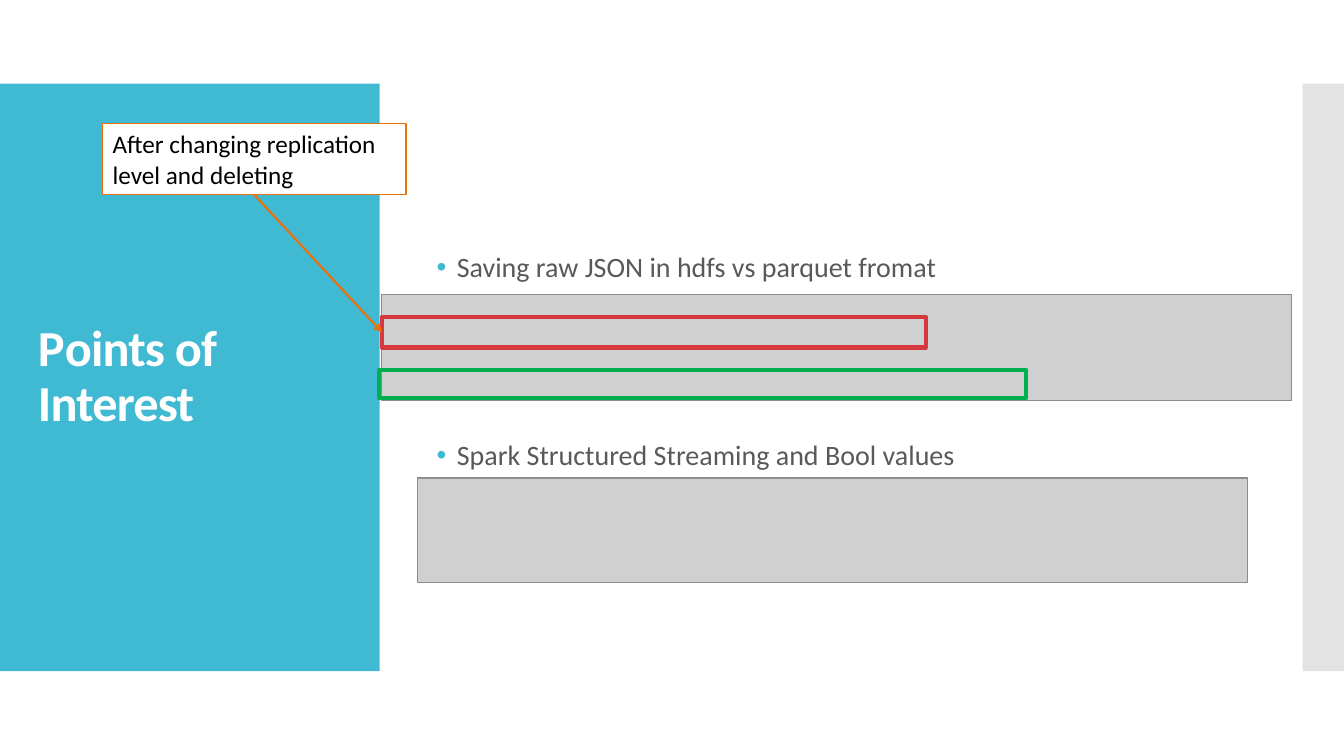
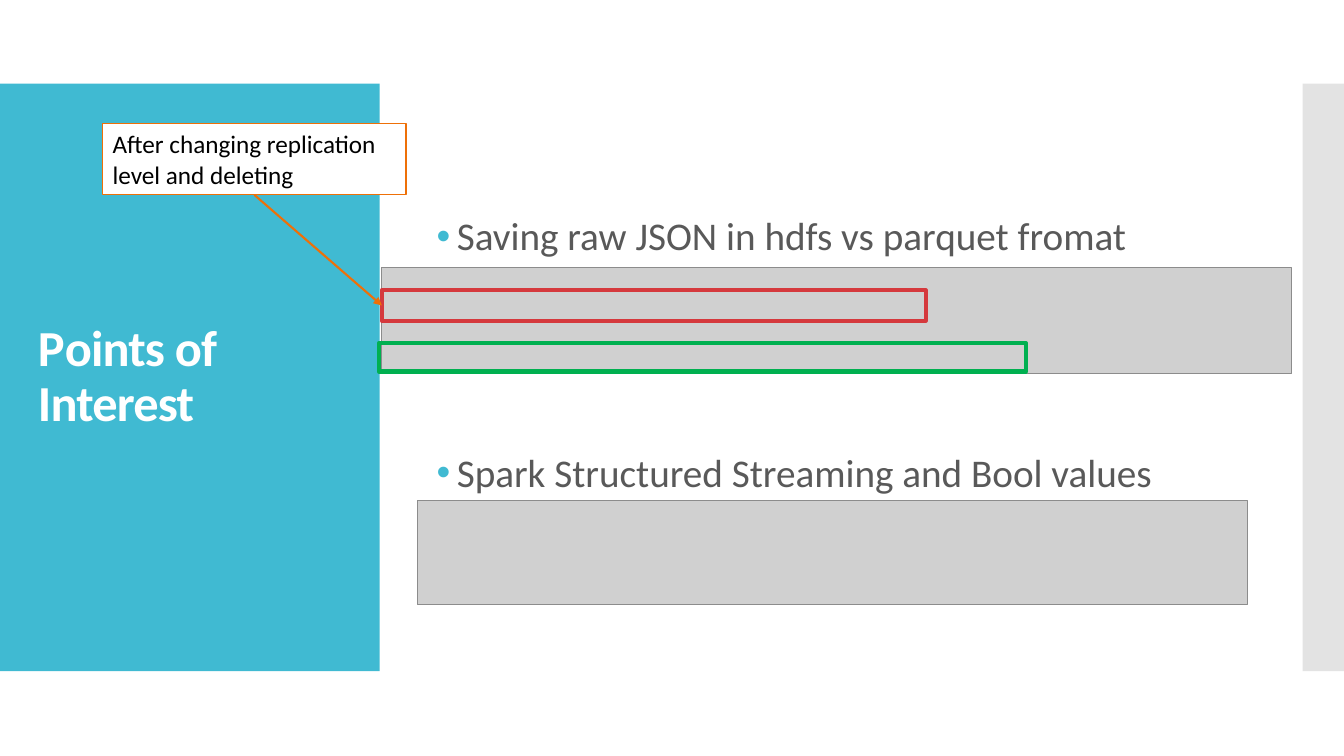
Before and after one commit to livgeni/NayaDE-Final-Project, a slide deck: slide 9 of FinalProjectDesign.pptx. Drawn at 1344x756 pixels with LibreOffice and Linux fonts; fonts in the diff are those of the drawing; grey boxes stand for pictures. Boxes give left, top, right and bottom in pixels: in the first picture for what was removed or moved away, otherwise in the second. Text is boxed around its words. In the diff, an @@ line names an element or a change of style, - is before the commit and + after.

Commit message:
PPTX update 2020-01-16 18:13:00

```diff
--- a/FinalProjectDesign.pptx
+++ b/FinalProjectDesign.pptx
@@ text "Saving raw JSON in hdfs ..." at <box>457,223,1151,494</box>: size 20 to 28 pt @@
@@ arrow moved from (254, 195) - (382, 333) to (254, 195) - (382, 306) @@
@@ 2 rectangles, 1 picture: place and size @@
-2 rectangles, 1 picture at <box>379,294,1293,400</box>
+2 rectangles, 1 picture at <box>379,268,1293,374</box>
@@ picture: place and size @@
-picture at <box>417,478,1247,582</box>
+picture at <box>417,501,1247,605</box>
```
Also in this commit, not shown: 5 other slides changed.
